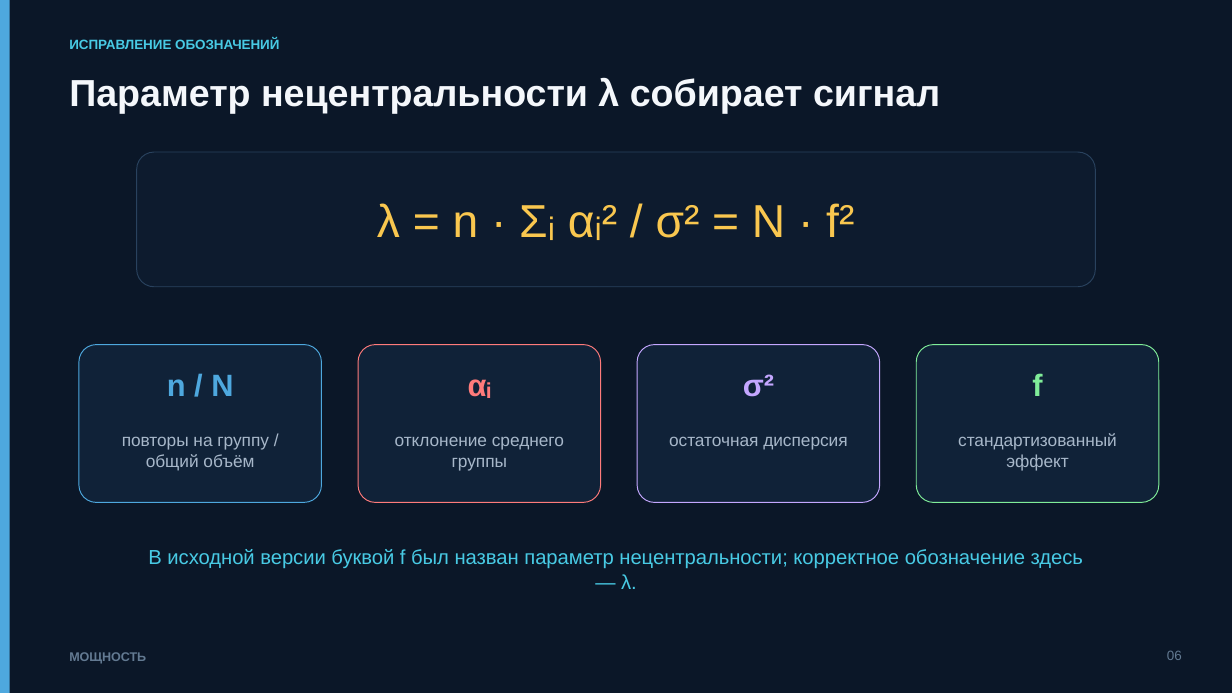
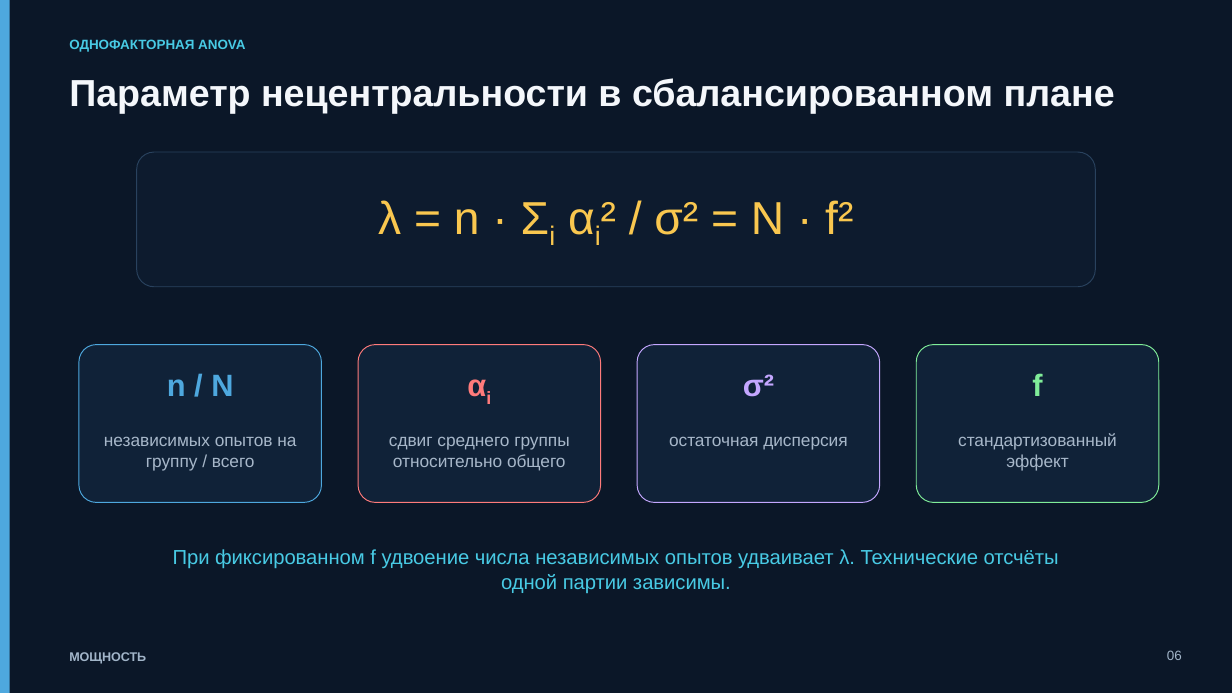
Before and after one commit to ashrpv/computer_science_in_nanoscience, a slide deck: slide 6 of slides/07-random_effects_and_blocks.pptx. Drawn at 1232x693 pixels with LibreOffice and Linux fonts; fonts in the diff are those of the drawing. Boxes give left, top, right and bottom in pixels: in the first picture for what was removed or moved away, otherwise in the second. Text is boxed around its words. In the diff, an @@ line names an element or a change of style, - is before the commit and + after.

```diff
--- a/slides/07-random_effects_and_blocks.pptx
+++ b/slides/07-random_effects_and_blocks.pptx
@@ text at (69, 39, 245, 52): text changed @@
-ИСПРАВЛЕНИЕ ОБОЗНАЧЕНИЙ
+ОДНОФАКТОРНАЯ ANOVA
@@ text at (69, 78, 1115, 113): text changed @@
-Параметр нецентральности λ собирает сигнал
+Параметр нецентральности в сбалансированном плане
@@ text at (378, 200, 853, 235): text changed @@
-λ = n · Σᵢ αᵢ² / σ² = N · f²
+λ = n · Σi αi² / σ² = N · f²
@@ text at (468, 379, 491, 398): text changed @@
-αᵢ
+αi
@@ text at (104, 436, 296, 471): text changed @@
-повторы на группу / общий объём
+независимых опытов на группу / всего
@@ text at (389, 436, 569, 471): text changed @@
-отклонение среднего группы
+сдвиг среднего группы относительно общего
@@ text at (173, 549, 1059, 593): text changed @@
-В исходной версии буквой f был назван параметр нецентральности; корректное обозначение здесь — λ.
+При фиксированном f удвоение числа независимых опытов удваивает λ. Технические отсчёты одной партии зависимы.
@@ text "МОЩНОСТЬ" at (69, 652, 146, 664): text colour #637A92 to #A2B5C9 @@
@@ text "06" at (1167, 650, 1182, 660): text colour #637A92 to #A2B5C9 @@
```
Also in this commit, not shown: 40 other slides changed, 2 slides added, 2 slides removed, 8 other files.
